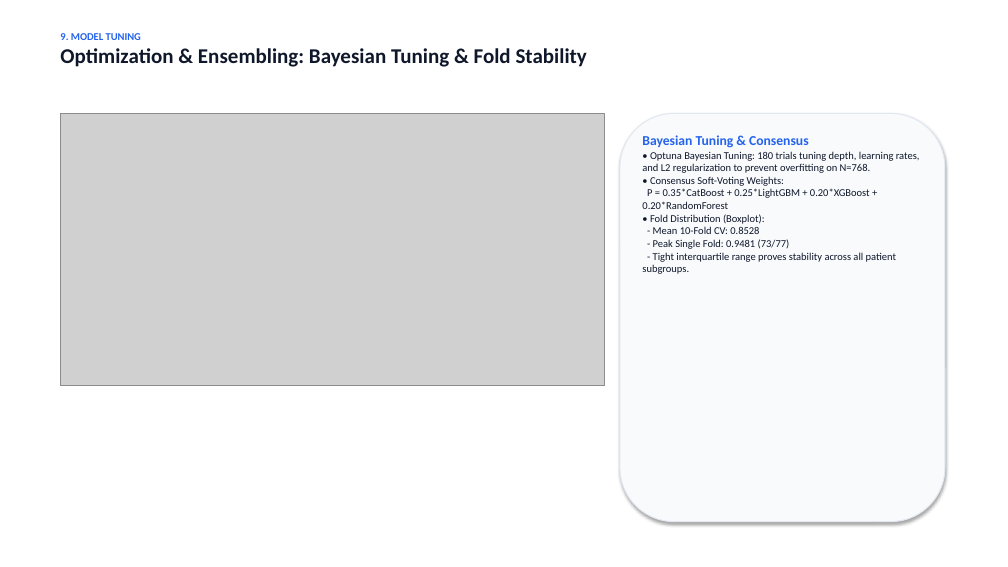
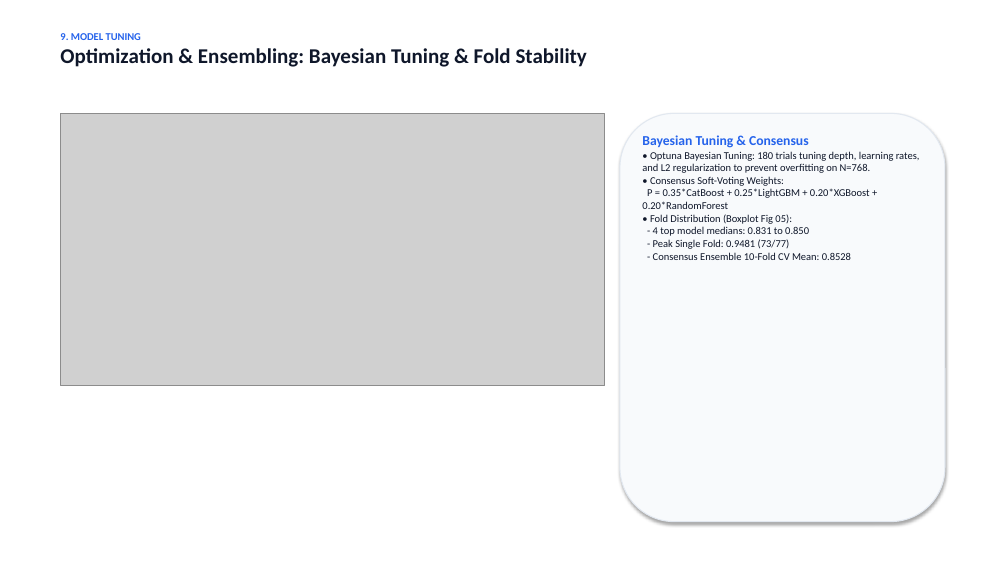
Before and after one commit to mitcheltastic/DiabeticAnalysis, a slide deck: slide 10 of Diabetic_Analysis_Presentation_Bu_Yunen.pptx. Drawn at 1008x567 pixels with LibreOffice and Linux fonts; fonts in the diff are those of the drawing; grey boxes stand for pictures. Boxes give left, top, right and bottom in pixels: in the first picture for what was removed or moved away, otherwise in the second. Text is boxed around its words. In the diff, an @@ line names an element or a change of style, - is before the commit and + after.

```diff
--- a/Diabetic_Analysis_Presentation_Bu_Yunen.pptx
+++ b/Diabetic_Analysis_Presentation_Bu_Yunen.pptx
@@ text at box(650, 214, 851, 260): text changed @@
-• Fold Distribution (Boxplot):
-- Mean 10-Fold CV: 0.8528
-- Peak Single Fold: 0.9481 (73/77)
-- Tight interquartile range proves stability across all patient subgroups.
+• Fold Distribution (Boxplot Fig 05):
+- 4 top model medians: 0.831 to 0.850
+- Peak Single Fold: 0.9481 (73/77)
+- Consensus Ensemble 10-Fold CV Mean: 0.8528
```
Also in this commit, not shown: 1 other slide changed, 4 other files.
